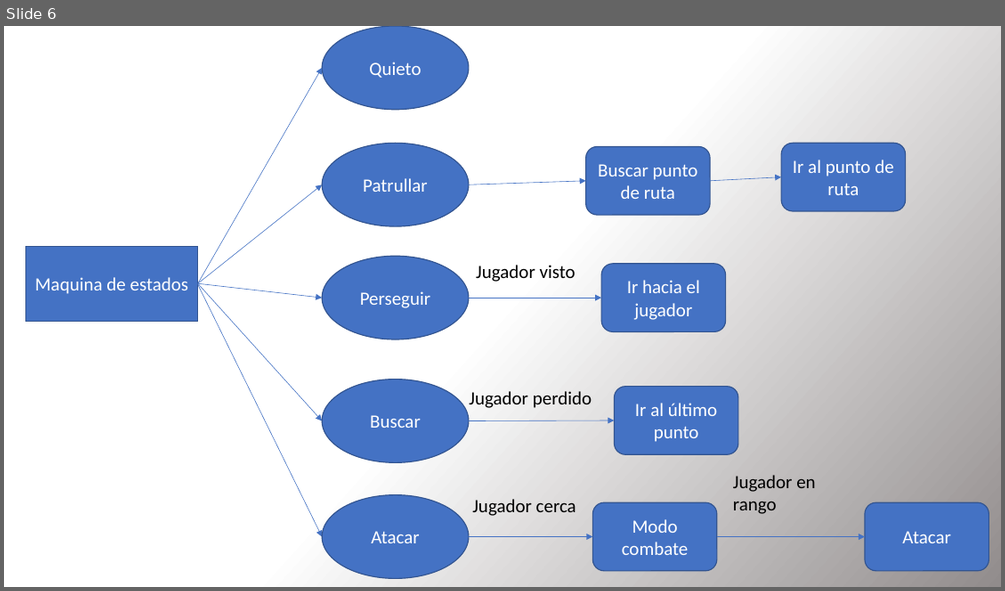
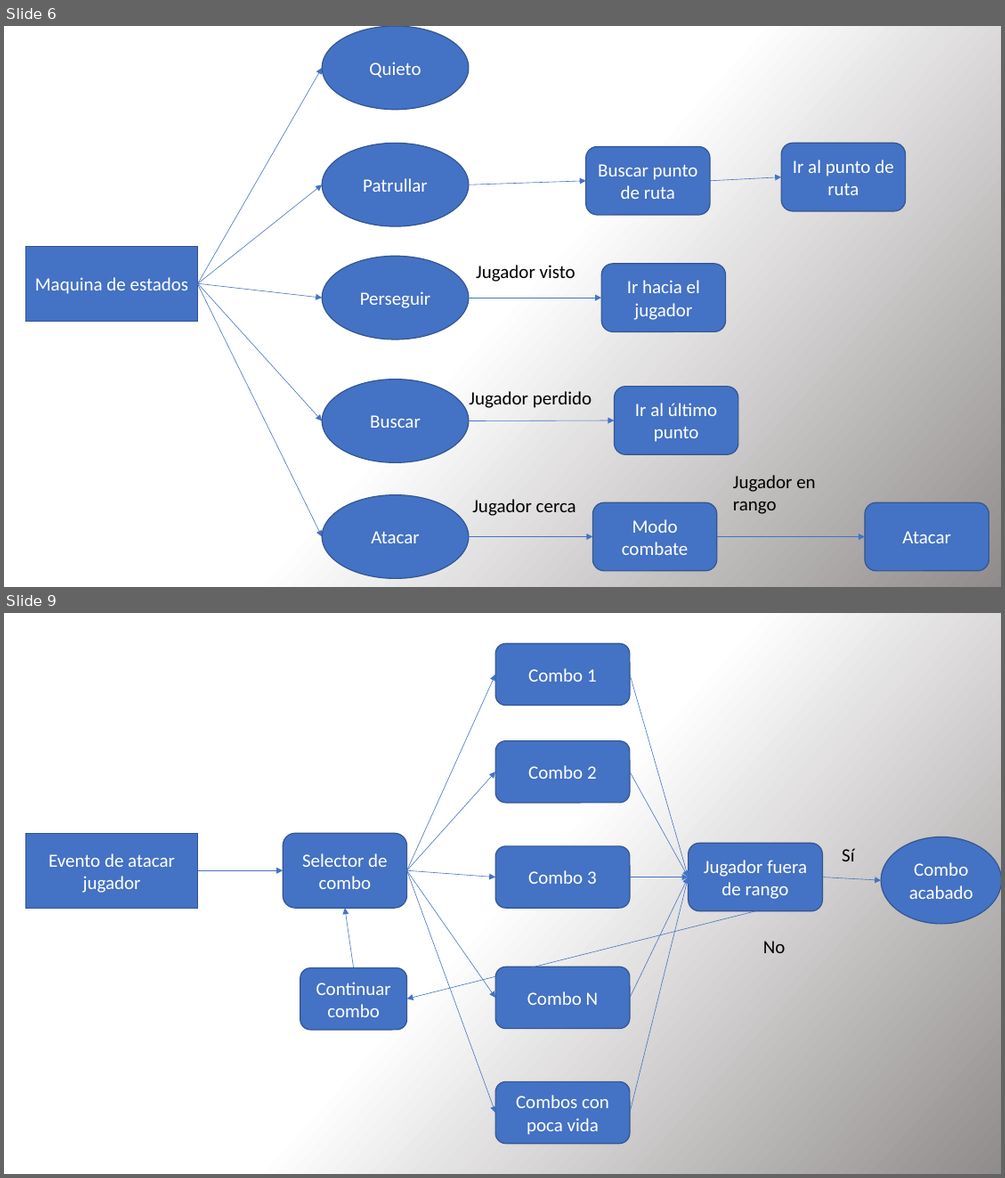
Before and after one commit to DavidBrando/FuturoImperfecto, a slide deck: DOCUMENTOS/pruebas.pptx. Shown one above the other, each under a label of ours: slide 6 before the commit, slides 6 and 9 after it; the slides between them are not shown. The pictures are 1005x591 and 1005x1178 pixels, drawn with LibreOffice and Linux fonts; fonts in the diff are those of the drawing. Boxes give left, top, right and bottom in pixels: in the first picture for what was removed or moved away, otherwise in the second. Text is boxed around its words. In the diff, an @@ line names an element or a change of style, - is before the commit and + after.

```diff
--- a/DOCUMENTOS/pruebas.pptx
+++ b/DOCUMENTOS/pruebas.pptx
@@ slide 9 added at box(4, 613, 1001, 1174), background gradient #FFFFFF to #918D8D @@
@@ rounded rectangle added at box(495, 643, 630, 706), fill #4472C4, outline #325491 1 pt, 18 pt, text #FFFFFF @@
+Combo 1
@@ arrow added from (407, 870) to (495, 674), #4472C4 0.5 pt @@
@@ arrow added from (630, 674) to (688, 877), #4472C4 0.5 pt @@
@@ rounded rectangle added at box(495, 741, 630, 803), fill #4472C4, outline #325491 1 pt, 18 pt, text #FFFFFF @@
+Combo 2
@@ arrow added from (407, 870) to (495, 771), #4472C4 0.5 pt @@
@@ arrow added from (630, 771) to (688, 877), #4472C4 0.5 pt @@
@@ rectangle added at box(25, 833, 198, 908), fill #4472C4, outline #325491 1 pt, 18 pt, text #FFFFFF @@
+Evento de atacar jugador
@@ rounded rectangle added at box(283, 833, 407, 908), fill #4472C4, outline #325491 1 pt, 18 pt, text #FFFFFF @@
+Selector de combo
@@ rounded rectangle added at box(495, 846, 630, 908), fill #4472C4, outline #325491 1 pt, 18 pt, text #FFFFFF @@
+Combo 3
@@ rounded rectangle added at box(688, 844, 823, 911), fill #4472C4, outline #325491 1 pt, 18 pt, text #FFFFFF @@
+Jugador fuera de rango
@@ text added at box(841, 848, 854, 861), 18 pt, text #000000 @@
+Sí
@@ ellipse added at box(882, 836, 1001, 924), fill #4472C4, outline #325491 1 pt, 18 pt, text #FFFFFF @@
+Combo acabado
@@ arrow added from (198, 870) to (283, 870), #4472C4 0.5 pt @@
@@ arrow added from (407, 870) to (495, 877), #4472C4 0.5 pt @@
@@ arrow added from (407, 870) to (495, 997), #4472C4 0.5 pt @@
@@ arrow added from (407, 870) to (495, 1112), #4472C4 0.5 pt @@
@@ arrow added from (630, 877) to (688, 877), #4472C4 0.5 pt @@
@@ arrow added from (630, 997) to (688, 877), #4472C4 0.5 pt @@
@@ arrow added from (630, 1112) to (688, 877), #4472C4 0.5 pt @@
@@ arrow added from (823, 877) to (882, 880), #4472C4 0.5 pt @@
@@ arrow added from (353, 968) to (345, 908), #4472C4 0.5 pt @@
@@ arrow added from (755, 911) to (407, 999), #4472C4 0.5 pt @@
@@ text added at box(763, 941, 785, 953), 18 pt, text #000000 @@
+No
@@ rounded rectangle added at box(300, 968, 407, 1030), fill #4472C4, outline #325491 1 pt, 18 pt, text #FFFFFF @@
+Continuar combo
@@ rounded rectangle added at box(495, 966, 630, 1029), fill #4472C4, outline #325491 1 pt, 18 pt, text #FFFFFF @@
+Combo N
@@ rounded rectangle added at box(495, 1082, 630, 1144), fill #4472C4, outline #325491 1 pt, 18 pt, text #FFFFFF @@
+Combos con poca vida
```
Also in this commit, not shown: 2 other slides added, 43 other files.
